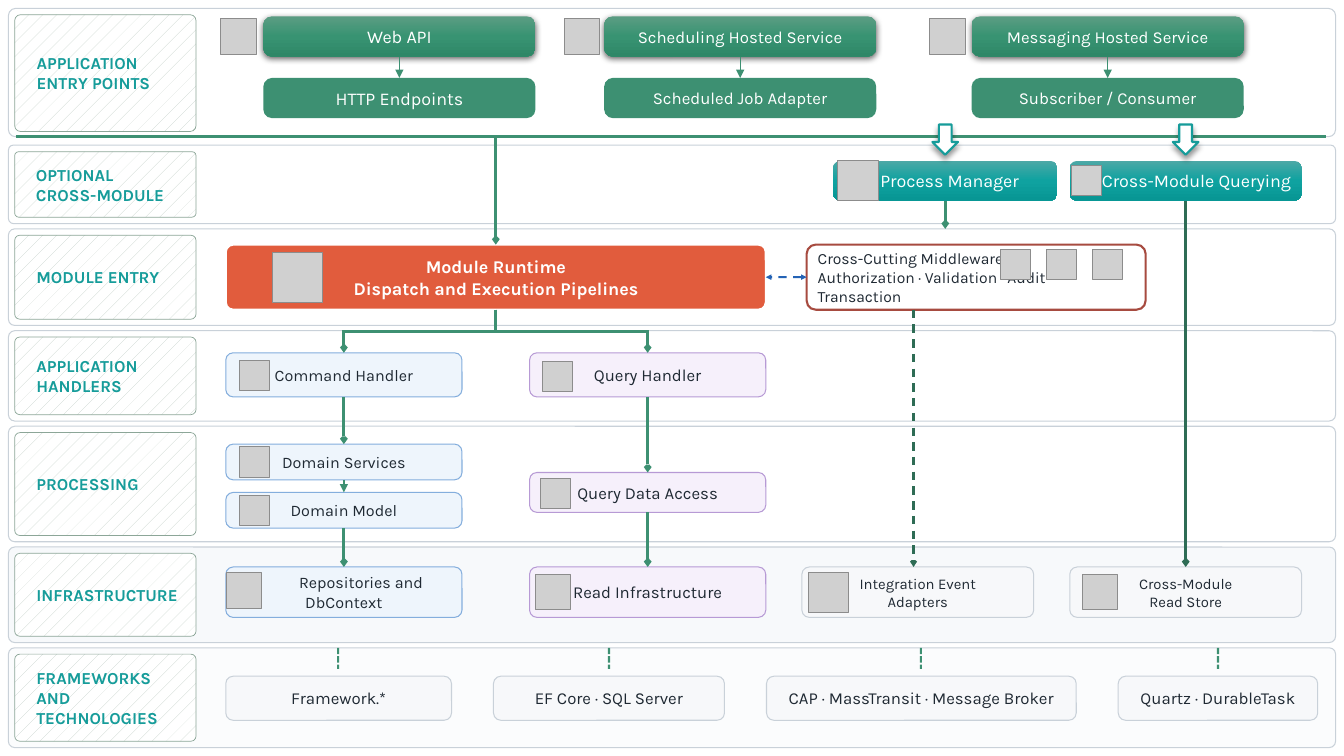
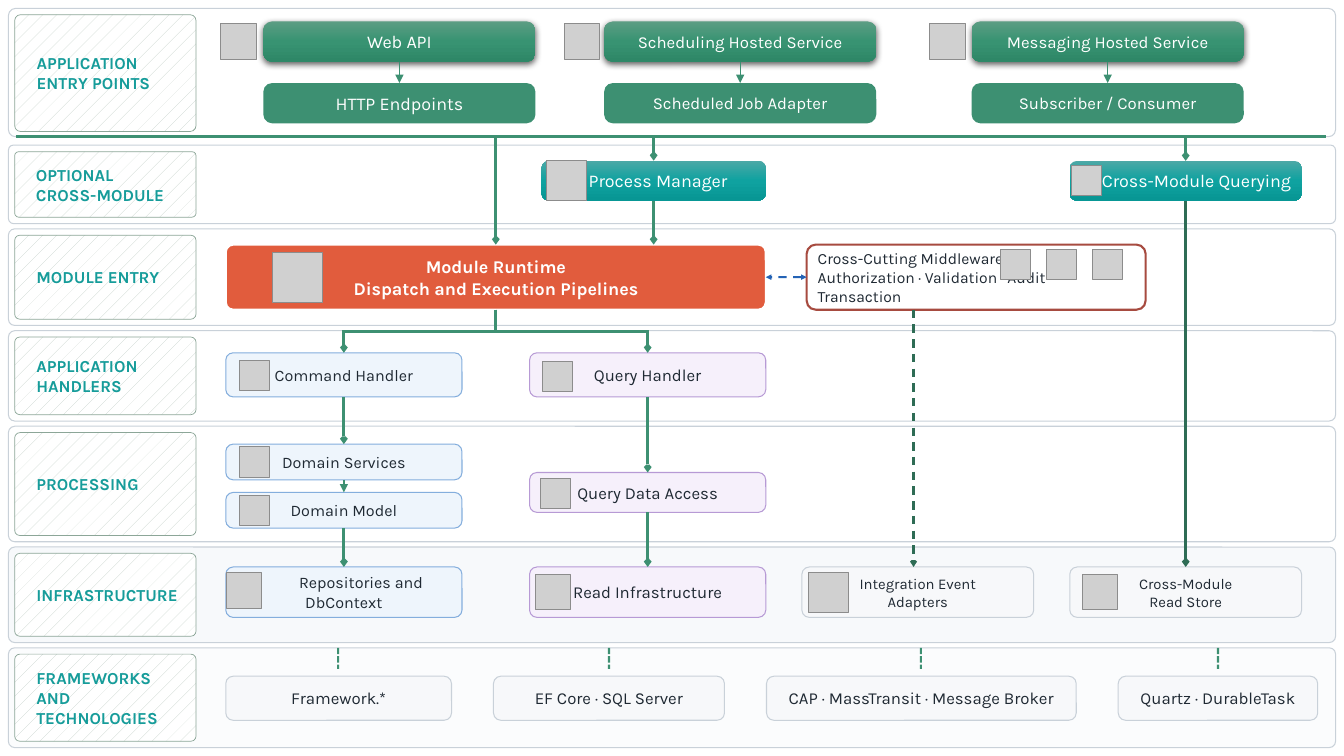
Before and after one commit to ali-golshani/CleanArchitecture, a slide deck: slide 1 of docs/CleanArchitecture-Execution-Flow.pptx. Drawn at 1344x756 pixels with LibreOffice and Linux fonts; fonts in the diff are those of the drawing; grey boxes stand for pictures. Boxes give left, top, right and bottom in pixels: in the first picture for what was removed or moved away, otherwise in the second. Text is boxed around its words. In the diff, an @@ line names an element or a change of style, - is before the commit and + after.

```diff
--- a/docs/CleanArchitecture-Execution-Flow.pptx
+++ b/docs/CleanArchitecture-Execution-Flow.pptx
@@ 6 rounded rectangles, 3 arrows, 3 pictures: place and size @@
-6 rounded rectangles, 3 arrows, 3 pictures at <box>221,16,1244,118</box>
+6 rounded rectangles, 3 arrows, 3 pictures at <box>221,21,1244,123</box>
@@ arrow added from (653, 137) to (653, 160), #3D9072 2.25 pt @@
@@ down arrow removed at <box>933,125,958,155</box> @@
@@ down arrow removed at <box>1174,125,1199,155</box> @@
@@ arrow moved from (946, 201) - (946, 229) to (1186, 136) - (1186, 161) @@
@@ rounded rectangle "Process Manager": place and size @@
-rounded rectangle "Process Manager" at <box>833,161,1058,202</box>
+rounded rectangle "Process Manager" at <box>541,160,766,201</box>
@@ picture added at <box>546,160,587,201</box> @@
@@ picture removed at <box>838,160,878,201</box> @@
@@ arrow added from (653, 201) to (653, 245), #3D9072 2.25 pt @@
```
Also in this commit, not shown: 2 other files.
